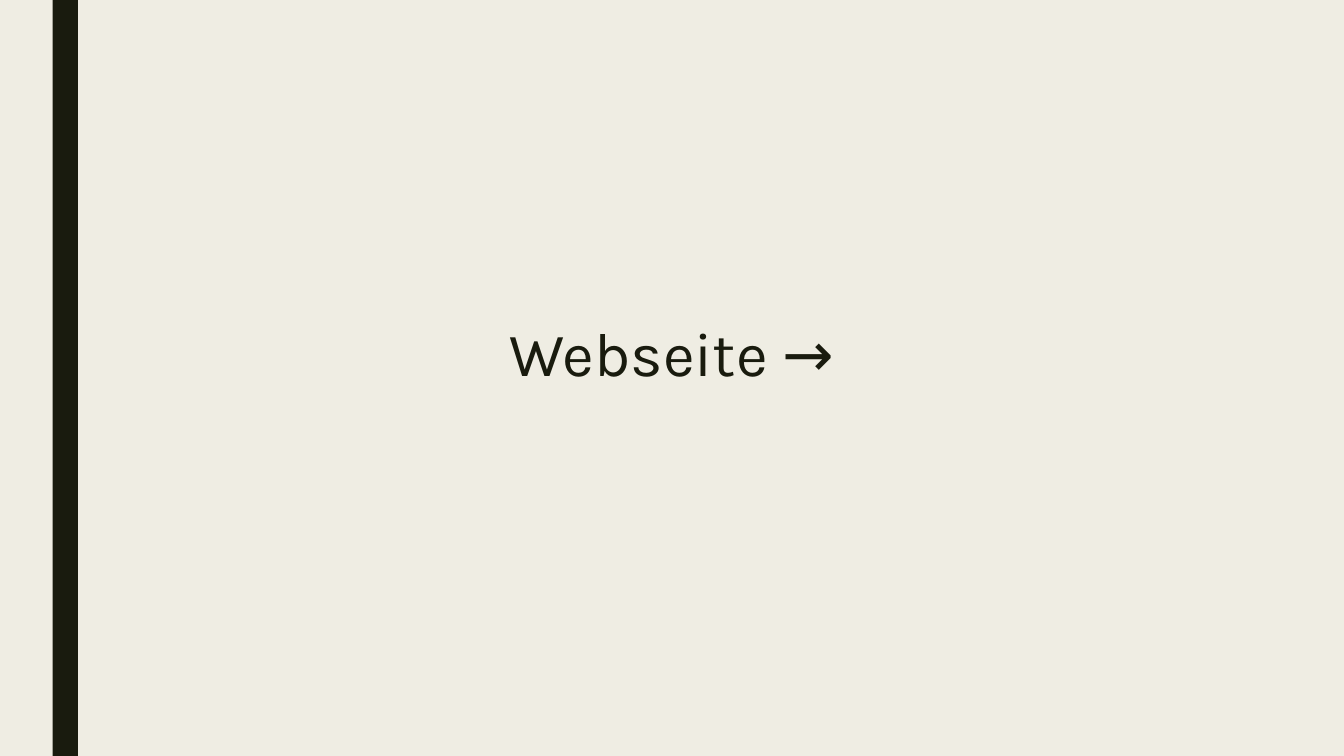
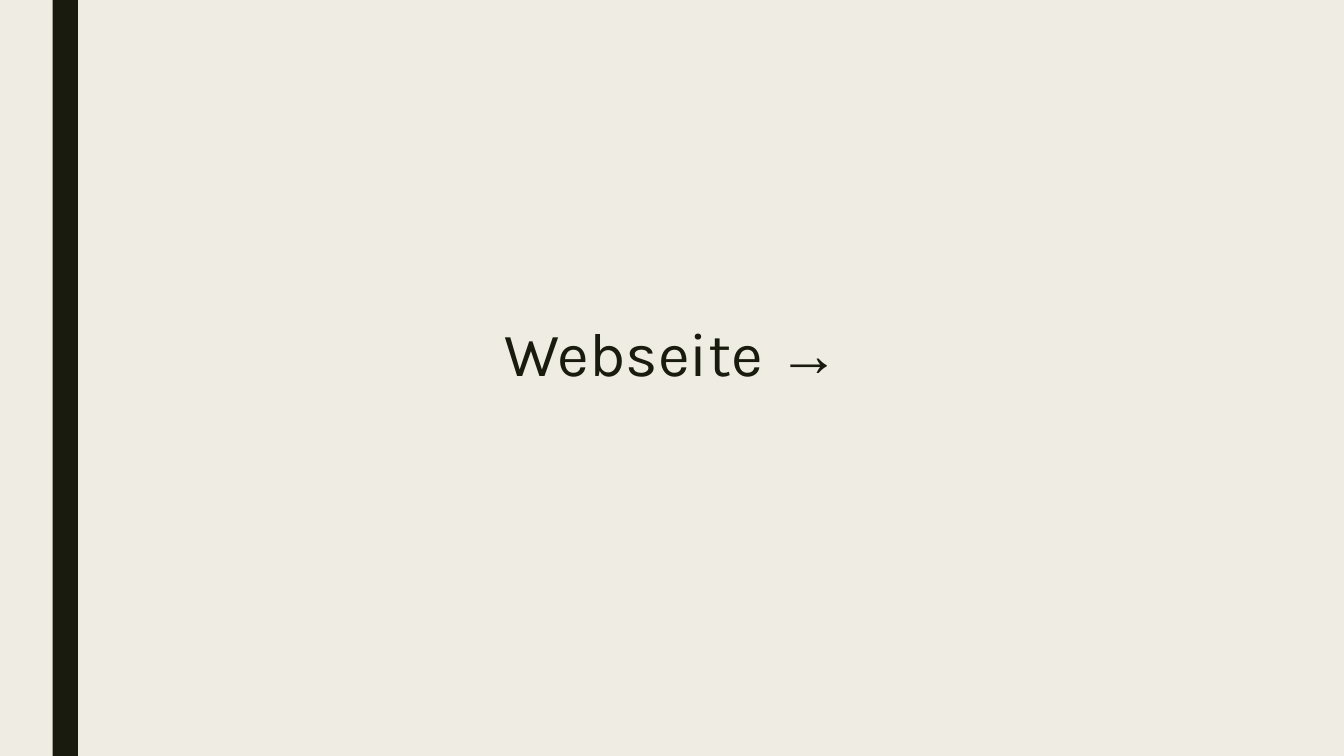
Before and after one commit to philippthuemler/WebEngineering_WordCounter, a slide deck: slide 7 of presentation_WordCounter.pptx. Drawn at 1344x756 pixels with LibreOffice and Linux fonts; fonts in the diff are those of the drawing. Boxes give left, top, right and bottom in pixels: in the first picture for what was removed or moved away, otherwise in the second. Text is boxed around its words. In the diff, an @@ line names an element or a change of style, - is before the commit and + after.

```diff
--- a/presentation_WordCounter.pptx
+++ b/presentation_WordCounter.pptx
@@ text "Webseite →" at (x1=505, y1=333, x2=763, y2=377): font Karla to Arial in "→" @@
```
Also in this commit, not shown: 1 other slide changed, 1 slide added, 1 slide removed.
